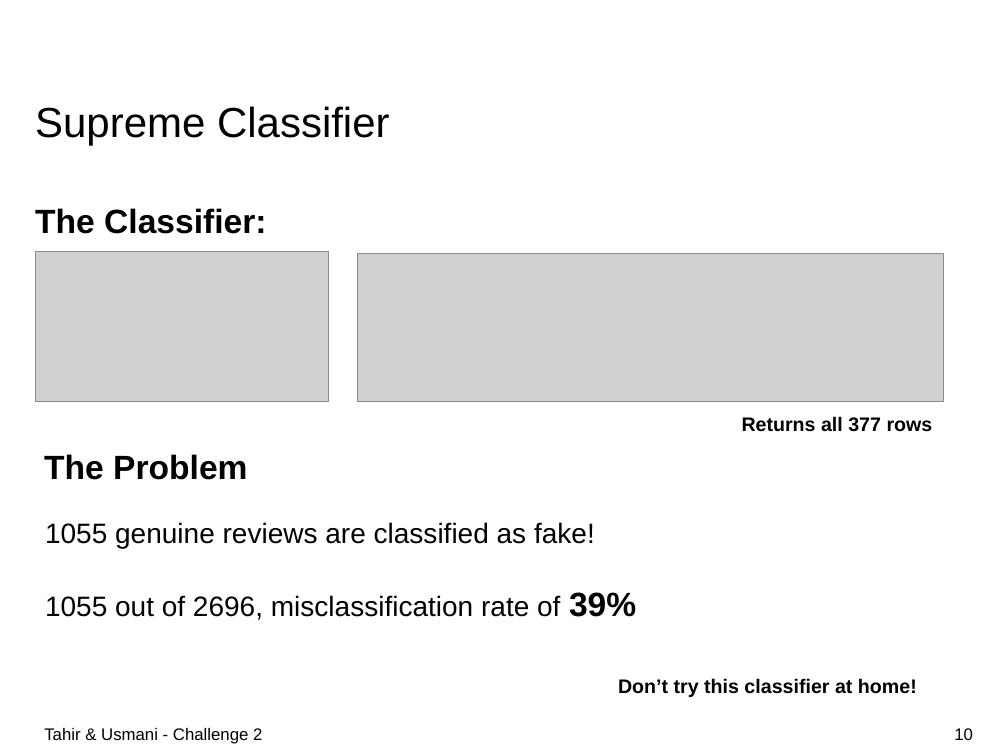
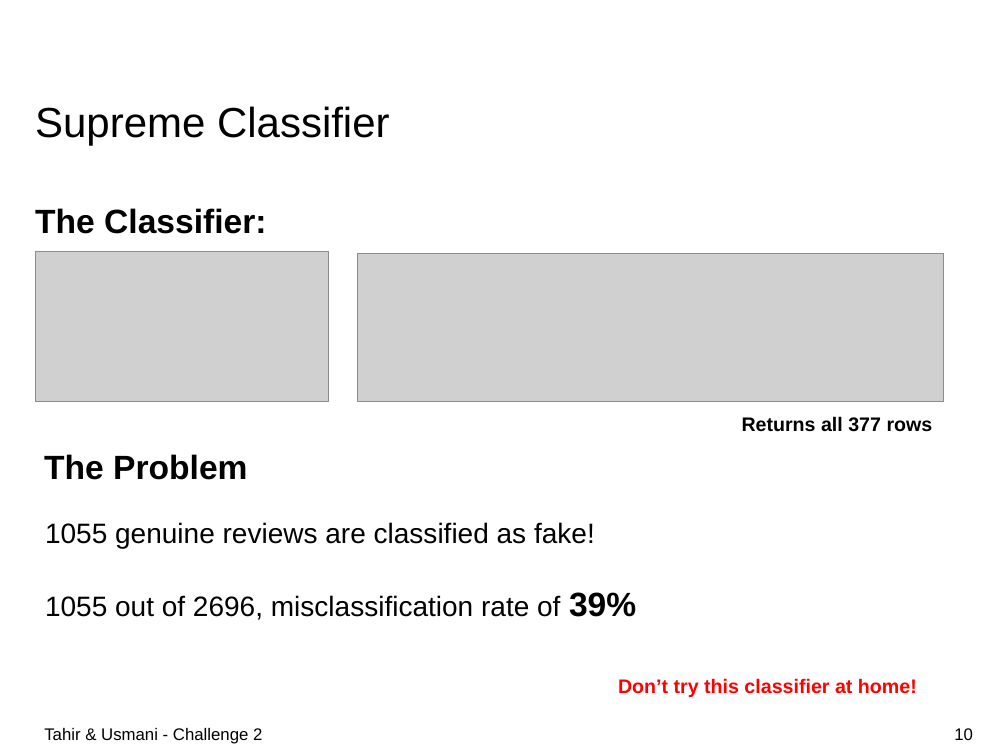
Before and after one commit to htahir1/Anomaly-Detection-Praktikum, a slide deck: slide 10 of Challenge 2/Presentation/Anomaly Detection Practical – Challenge II.pptx. Drawn at 1008x756 pixels with LibreOffice and Linux fonts; fonts in the diff are those of the drawing; grey boxes stand for pictures; background and template pictures are left out. Boxes give left, top, right and bottom in pixels: in the first picture for what was removed or moved away, otherwise in the second. Text is boxed around its words. In the diff, an @@ line names an element or a change of style, - is before the commit and + after.

```diff
--- a/Challenge 2/Presentation/Anomaly Detection Practical – Challenge II.pptx
+++ b/Challenge 2/Presentation/Anomaly Detection Practical – Challenge II.pptx
@@ text "Don’t try this classifier at ..." at <box>618,678,917,697</box>: text colour #000000 to #FF0000 @@
```
